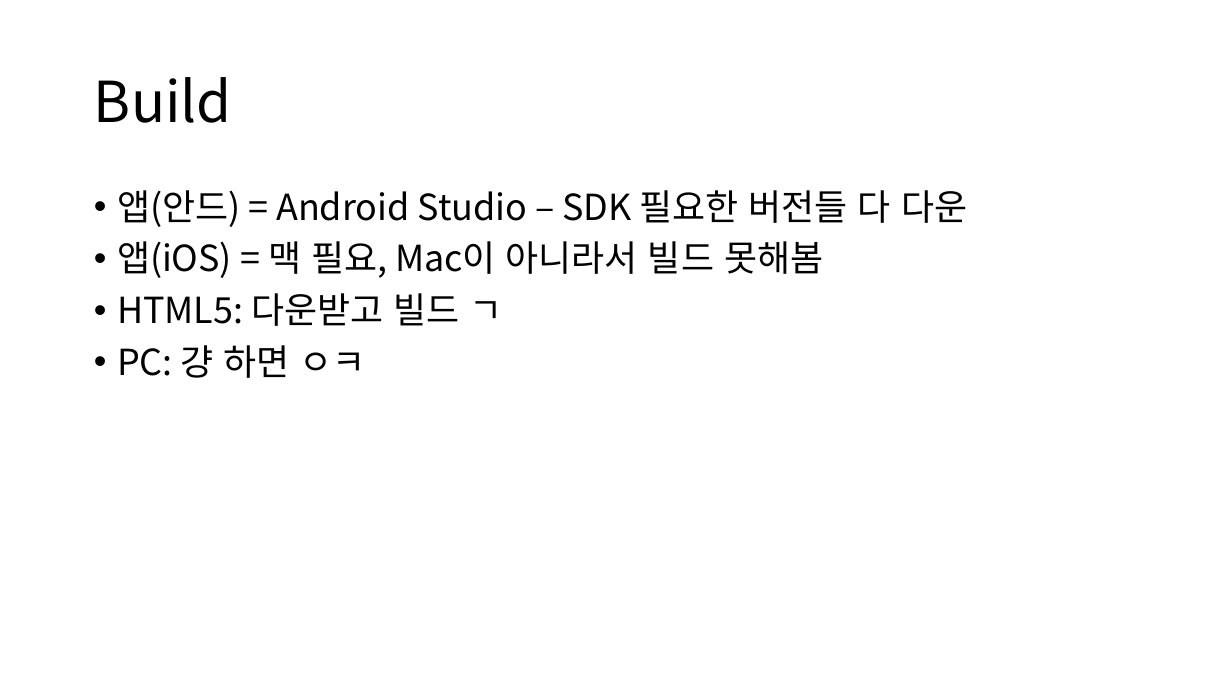
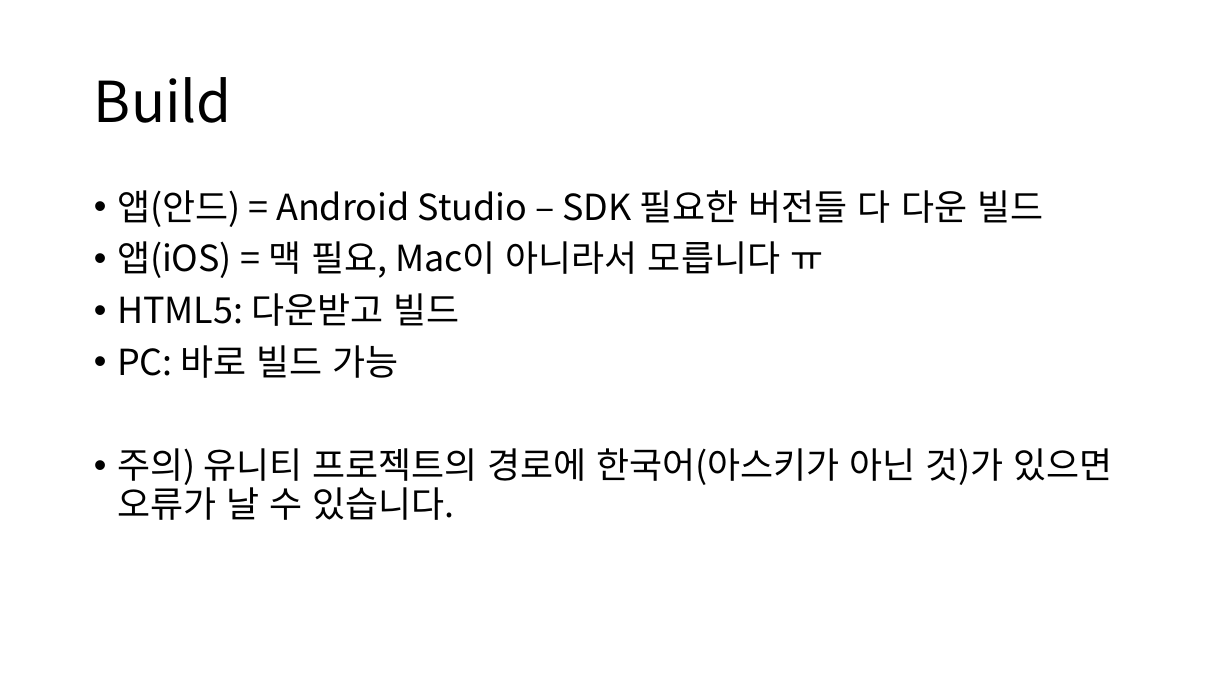
Before and after one commit to IamGroooooot/cien-unity-2019, a slide deck: slide 29 of 3주차.pptx (slide 20 before the commit). Drawn at 1232x693 pixels with LibreOffice and Linux fonts; fonts in the diff are those of the drawing. Boxes give left, top, right and bottom in pixels: in the first picture for what was removed or moved away, otherwise in the second. Text is boxed around its words. In the diff, an @@ line names an element or a change of style, - is before the commit and + after.

```diff
--- a/3주차.pptx
+++ b/3주차.pptx
@@ text at (117, 190, 1113, 520): text changed @@
-• 앱(안드) = Android Studio – SDK 필요한 버전들 다 다운
-• 앱(iOS) = 맥 필요, Mac이 아니라서 빌드 못해봄
-• HTML5: 다운받고 빌드 ㄱ
-• PC: 걍 하면 ㅇㅋ
+• 앱(안드) = Android Studio – SDK 필요한 버전들 다 다운 빌드
+• 앱(iOS) = 맥 필요, Mac이 아니라서 모릅니다 ㅠ
+• HTML5: 다운받고 빌드
+• PC: 바로 빌드 가능
+• 주의) 유니티 프로젝트의 경로에 한국어(아스키가 아닌 것)가 있으면 오류가 날 수 있습니다.
```
Also in this commit, not shown: 11 other slides changed, 11 slides added.
